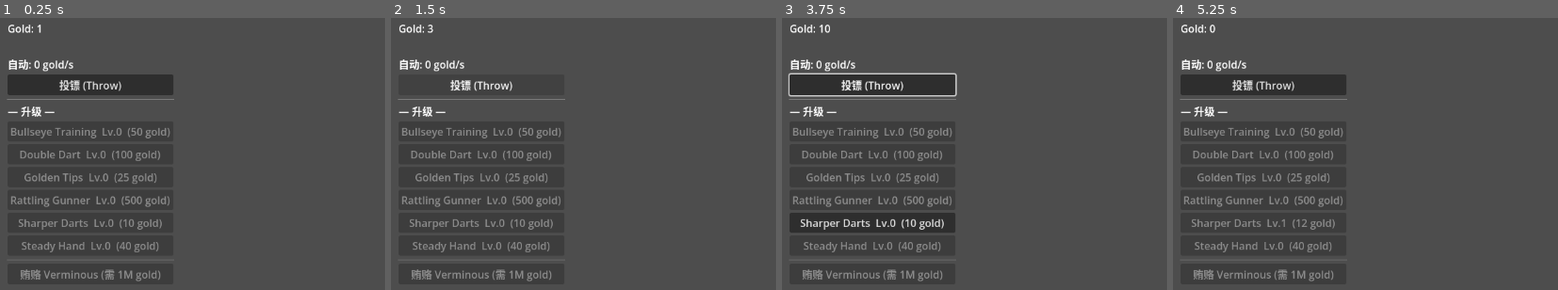
Above: before the commit, frames 1-4 (left to right).
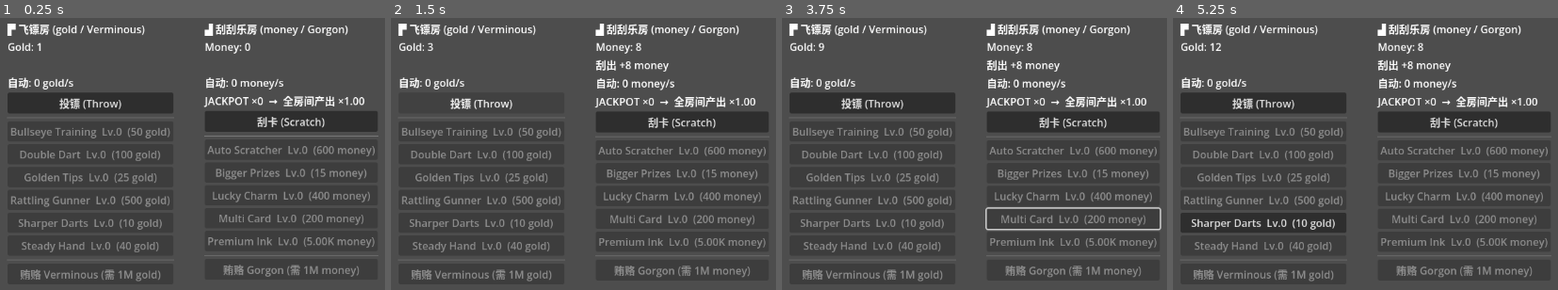
Above: after the commit, the same moments.

Repository: bearluo/godot-core-kit
Game: Godot game, scene res://examples/fortune-mill/scenes/world.tscn
Two runs of this game, one before a commit and one after it. Both use one fixed random seed, a clock stepped at 60 frames per second and the inputs below.
Inputs (mouse positions are in pixels of both pictures, inside the frame that each line leads up to):
- Up to frame 1 (0.25 s): no input
- Up to frame 2 (1.5 s): click (683, 121) at 0.5 s, where only the run after the commit has a clickable "刮卡 (Scratch)"; click "投镖 (Throw)" at 1.25 s
- Up to frame 3 (3.75 s): tap Enter (ui_accept) at 2, 2.27, 2.75, 3.5 s; move the mouse to (outside the picture) at 2.02 s; hold Up 2.03-2.75 s; tap Space at 2.1 s; click (outside the picture) at 2.17 s; drag from (1005, 243) to (outside the picture) at 2.77 s; move the mouse to (outside the picture) at 3.52 s; hold Up from 3.53 s (still down); tap F at 3.6 s
- Up to frame 4 (5.25 s): release Up at 4.25 s; click "Sharper Darts Lv.0 (10 gold)" (after the commit: "投镖 (Throw)") at 4.25 s; tap Enter (ui_accept) at 5 s; drag from (outside the picture) to (1319, 159) at 5.02 s

The runs differ from the first frame. In frame 1, 14% of the frame differs, in the area x 1-99%, y 2-96%; in frame 2, 10%; in frame 3, 16%; in frame 4, 15%.

Commit message:
feat(fortune-mill): FortuneMill 装配刮刮乐房 + world 双列 UI + FORTUNE_SMOKE 扩 P2
money 货币/lotto 房/命令(do_scratch/buy_lotto_upgrade/bribe_gorgon);存档含 lotto/money;
离线改 per-room 双房结算;bus money_changed/jackpot_hit。world 加刮刮乐列 + jackpot·global_mul
指示。smoke 扩:刮刮乐闭环 + JACKPOT 跨房加成断言(darts_boost=1.50x)+ Gorgon 时移过关 + 双房离线。

Co-Authored-By: Claude Opus 4.8 (1M context) <noreply@anthropic.com>

Diff:
--- a/examples/fortune-mill/scenes/world.gd
+++ b/examples/fortune-mill/scenes/world.gd
@@ -1,15 +1,23 @@
 extends Node
-## 飞镖房表现层根 + FORTUNE_SMOKE headless 自测入口。
+## world 表现层根(飞镖房 + 刮刮乐房)+ FORTUNE_SMOKE headless 自测入口。
 ## UI 只读 FortuneMill 模型 + 发命令;订阅 bus 脏标记刷新,不持有权威数值。
 
 const SMOKE_MAX_STEPS := 500000
 
+# 飞镖房
 var _gold_label: Label
 var _status_label: Label
 var _bribe_button: Button
-var _upgrade_buttons: Dictionary = {}   # StringName(id) -> Button
+var _dart_upgrade_buttons: Dictionary = {}   # StringName(id) -> Button
 var _rate_label: Label
 var _offline_label: Label
+# 刮刮乐房
+var _money_label: Label
+var _lotto_rate_label: Label
+var _jackpot_label: Label
+var _scratch_status: Label
+var _lotto_upgrade_buttons: Dictionary = {}
+var _gorgon_button: Button
 
 
 func _ready() -> void:
@@ -18,132 +26,225 @@
 		return
 	_build_ui()
 	CoreKit.bus.subscribe("fortune:currency_changed", _on_dirty)
+	CoreKit.bus.subscribe("fortune:money_changed", _on_dirty)
 	CoreKit.bus.subscribe("fortune:upgrade_purchased", _on_dirty)
+	CoreKit.bus.subscribe("fortune:jackpot_hit", _on_jackpot)
 	CoreKit.bus.subscribe("fortune:room_cleared", _on_cleared)
 	_refresh()
 	_maybe_show_offline()
 
 
-## --- FORTUNE_SMOKE:自动玩闭环,验证 $1 → 100 万 → 贿赂过关 ---
+## --- FORTUNE_SMOKE:自动玩闭环,验证飞镖 $1→100 万过关 + 刮刮乐闭环 + JACKPOT 跨房加成 + Gorgon 过关 ---
 
 func _run_smoke() -> void:
 	var fm = FortuneMill   # autoload;不用 := 以免静态类型退化为 Node
 	var steps := 0
-	# clean-room:autoload 的 _ready 可能已 load_game 载入历史存档(含通关态),
-	# smoke 作为回归 gate 必须从全新态起步,否则载入通关档会 steps=0 直接假 PASS。
+	# clean-room:autoload 的 _ready 可能已 load_game 载入历史存档(含通关/jackpot 态),
+	# smoke 作为回归 gate 必须从全新态起步,故双房都重置。
 	fm.currency.set_amount(1.0)
+	fm.money.set_amount(0.0)
 	fm.darts.from_dict({})   # 重置 levels/cleared/bullseye_unlock + 清 modifier 残留
+	fm.lotto.from_dict({})   # 重置 levels/jackpot/cleared + 清 global_mul 残留
 	CoreKit.saves.delete_slot(fm.SAVE_SLOT)
+
+	# --- P0:飞镖房手动爬到 1M 贿赂 Verminous ---
 	while not fm.can_bribe() and steps < SMOKE_MAX_STEPS:
 		fm.do_throw()
 		if steps % 20 == 0:
 			_smoke_buy_round(fm)
 		steps += 1
 	var ok: bool = fm.can_bribe() and fm.bribe_guard()
-	# --- P1 回归:自动化产出 + 离线结算(过关后 gold 充裕,可买自动投) ---
-	fm.buy_dart_upgrade(&"rattling_gunner")            # 确保 ≥1 级(已满级则 no-op,产率仍 >0)
+
+	# --- P1:飞镖自动产出 + 离线结算(过关后 gold 充裕,可买自动投) ---
+	fm.buy_dart_upgrade(&"rattling_gunner")
 	var rate: float = fm.darts.auto_gold_rate()
 	var before_auto: float = fm.currency.get_amount()
-	fm.tick(1.0)                                       # 模拟 1 秒自动产出
+	fm.tick(1.0)
 	var auto_ok: bool = rate > 0.0 and fm.currency.get_amount() > before_auto
 	var t_now: float = Time.get_unix_time_from_system()
 	var g_before: float = fm.currency.get_amount()
-	var rep: Dictionary = fm.settle_offline(t_now - 3600.0, t_now)   # 模拟关游戏 1 小时
-	var offline_ok: bool = float(rep.get("earned", 0.0)) > 0.0 and fm.currency.get_amount() > g_before
+	var rep: Dictionary = fm.settle_offline(t_now - 3600.0, t_now)
+	var p1_earn: float = float((rep.get("darts", {}) as Dictionary).get("earned", 0.0))
+	var offline_ok: bool = p1_earn > 0.0 and fm.currency.get_amount() > g_before
+
+	# --- P2:刮刮乐闭环 + JACKPOT 跨房协同 + Gorgon 过关 ---
+	fm.lotto.seed_rng(4242)
+	var darts_rate_pre: float = fm.darts.auto_gold_rate()   # jackpot 前飞镖率(global_mul=1)
+	var lsteps := 0
+	while fm.lotto.jackpot_count() < 1 and lsteps < SMOKE_MAX_STEPS:
+		fm.do_scratch()
+		lsteps += 1
+	var jackpots: int = fm.lotto.jackpot_count()
+	var darts_rate_post: float = fm.darts.auto_gold_rate()  # jackpot 后被 global_mul 放大
+	var crossroom_ok: bool = jackpots >= 1 and darts_rate_post > darts_rate_pre
+	# 买自动刮 + 时移攒够 1M money 贿赂 Gorgon
+	fm.money.add(1000.0)
+	fm.buy_lotto_upgrade(&"auto_scratcher")
+	var skip := 0
+	while not fm.can_bribe_gorgon() and skip < 200000:
+		fm.tick(3600.0)   # 每步模拟 1h 自动产出
+		skip += 1
+	var gorgon_ok: bool = fm.can_bribe_gorgon() and fm.bribe_gorgon() and fm.lotto.is_cleared()
+	# 双房离线结算(5 货币独立,各房各结)
+	var t2: float = Time.get_unix_time_from_system()
+	var rep2: Dictionary = fm.settle_offline(t2 - 3600.0, t2)
+	var off2_g: float = float((rep2.get("darts", {}) as Dictionary).get("earned", 0.0))
+	var off2_m: float = float((rep2.get("lotto", {}) as Dictionary).get("earned", 0.0))
+	var offline2_ok: bool = off2_g > 0.0 and off2_m > 0.0
+
 	var gold_str := Currency.format(fm.currency.get_amount())
+	var boost := (darts_rate_post / darts_rate_pre) if darts_rate_pre > 0.0 else 0.0
 	CoreKit.saves.delete_slot(fm.SAVE_SLOT)   # smoke 自清理,不留存档污染后续运行
-	if ok and auto_ok and offline_ok:
-		print("[Fortune][SMOKE] PASS gold=%s steps=%d cleared=%s auto_rate=%.2f offline_earn=%.0f" % [gold_str, steps, fm.darts.is_cleared(), rate, float(rep.get("earned", 0.0))])
+	if ok and auto_ok and offline_ok and crossroom_ok and gorgon_ok and offline2_ok:
+		print("[Fortune][SMOKE] PASS gold=%s steps=%d auto_rate=%.2f offline_earn=%.0f jackpots=%d darts_boost=%.2fx gorgon=%s money=%s" % [gold_str, steps, rate, p1_earn, jackpots, boost, fm.lotto.is_cleared(), Currency.format(fm.money.get_amount())])
 		get_tree().quit(0)
 	else:
-		print("[Fortune][SMOKE] FAIL gold=%s steps=%d ok=%s auto_ok=%s offline_ok=%s" % [gold_str, steps, ok, auto_ok, offline_ok])
+		print("[Fortune][SMOKE] FAIL ok=%s auto=%s offline=%s crossroom=%s(pre=%.2f post=%.2f) gorgon=%s offline2=%s" % [ok, auto_ok, offline_ok, crossroom_ok, darts_rate_pre, darts_rate_post, gorgon_ok, offline2_ok])
 		get_tree().quit(1)
 
 
-## 每轮把每条买得起的升级各买一级(均衡成长,推动数值爬升)。
+## 每轮把每条买得起的飞镖升级各买一级(均衡成长,推动数值爬升)。
 func _smoke_buy_round(fm) -> void:
 	for id in fm.registry.ids(&"dart_upgrade", true):
 		fm.buy_dart_upgrade(id)
 
 
-## --- 可玩 UI(代码构建,P0 无美术) ---
+## --- 可玩 UI(代码构建,P0/P2 无美术;两列:飞镖房 | 刮刮乐房) ---
 
 func _build_ui() -> void:
 	var layer := CanvasLayer.new()
 	add_child(layer)
-	var root := VBoxContainer.new()
-	root.set_anchors_and_offsets_preset(Control.PRESET_TOP_LEFT)
-	root.position = Vector2(16, 16)
-	layer.add_child(root)
-
-	_gold_label = Label.new()
-	root.add_child(_gold_label)
-
-	_status_label = Label.new()
-	root.add_child(_status_label)
-
-	_rate_label = Label.new()
-	root.add_child(_rate_label)
-
-	var throw_btn := Button.new()
-	throw_btn.text = "投镖 (Throw)"
-	throw_btn.pressed.connect(func(): FortuneMill.do_throw())
-	root.add_child(throw_btn)
-
-	root.add_child(HSeparator.new())
-	var up_title := Label.new()
-	up_title.text = "— 升级 —"
-	root.add_child(up_title)
-
+	var cols := HBoxContainer.new()
+	cols.set_anchors_and_offsets_preset(Control.PRESET_TOP_LEFT)
+	cols.position = Vector2(16, 16)
+	cols.add_theme_constant_override("separation", 48)
+	layer.add_child(cols)
+
+	# 飞镖房列
+	var dcol := VBoxContainer.new()
+	cols.add_child(dcol)
+	_add_title(dcol, "▛ 飞镖房 (gold / Verminous)")
+	_gold_label = Label.new(); dcol.add_child(_gold_label)
+	_status_label = Label.new(); dcol.add_child(_status_label)
+	_rate_label = Label.new(); dcol.add_child(_rate_label)
+	var throw_btn := Button.new(); throw_btn.text = "投镖 (Throw)"
+	throw_btn.pressed.connect(func() -> void: FortuneMill.do_throw())
+	dcol.add_child(throw_btn)
+	dcol.add_child(HSeparator.new())
 	for id in FortuneMill.registry.ids(&"dart_upgrade", true):
 		var btn := Button.new()
-		btn.pressed.connect(func(): FortuneMill.buy_dart_upgrade(id))
-		root.add_child(btn)
-		_upgrade_buttons[id] = btn
-
-	root.add_child(HSeparator.new())
-	_bribe_button = Button.new()
-	_bribe_button.text = "贿赂 Verminous (需 1M gold)"
-	_bribe_button.pressed.connect(func(): FortuneMill.bribe_guard())
-	root.add_child(_bribe_button)
-
-	_offline_label = Label.new()
-	_offline_label.visible = false
-	root.add_child(_offline_label)
+		btn.pressed.connect(func() -> void: FortuneMill.buy_dart_upgrade(id))
+		dcol.add_child(btn)
+		_dart_upgrade_buttons[id] = btn
+	dcol.add_child(HSeparator.new())
+	_bribe_button = Button.new(); _bribe_button.text = "贿赂 Verminous (需 1M gold)"
+	_bribe_button.pressed.connect(func() -> void: FortuneMill.bribe_guard())
+	dcol.add_child(_bribe_button)
+	_offline_label = Label.new(); _offline_label.visible = false
+	dcol.add_child(_offline_label)
+
+	# 刮刮乐房列
+	var lcol := VBoxContainer.new()
+	cols.add_child(lcol)
+	_add_title(lcol, "▟ 刮刮乐房 (money / Gorgon)")
+	_money_label = Label.new(); lcol.add_child(_money_label)
+	_scratch_status = Label.new(); lcol.add_child(_scratch_status)
+	_lotto_rate_label = Label.new(); lcol.add_child(_lotto_rate_label)
+	_jackpot_label = Label.new(); lcol.add_child(_jackpot_label)
+	var scratch_btn := Button.new(); scratch_btn.text = "刮卡 (Scratch)"
+	scratch_btn.pressed.connect(_on_scratch_pressed)
+	lcol.add_child(scratch_btn)
+	lcol.add_child(HSeparator.new())
+	for id in FortuneMill.registry.ids(&"lotto_upgrade", true):
+		var btn := Button.new()
+		btn.pressed.connect(func() -> void: FortuneMill.buy_lotto_upgrade(id))
+		lcol.add_child(btn)
+		_lotto_upgrade_buttons[id] = btn
+	lcol.add_child(HSeparator.new())
+	_gorgon_button = Button.new(); _gorgon_button.text = "贿赂 Gorgon (需 1M money)"
+	_gorgon_button.pressed.connect(func() -> void: FortuneMill.bribe_gorgon())
+	lcol.add_child(_gorgon_button)
+
+
+func _add_title(col: VBoxContainer, text: String) -> void:
+	var l := Label.new()
+	l.text = text
+	col.add_child(l)
+
+
+func _on_scratch_pressed() -> void:
+	var r: Dictionary = FortuneMill.do_scratch()
+	if _scratch_status == null:
+		return
+	var earned := Currency.format(float(r.get("money", 0.0)))
+	if r.get("jackpot", false):
+		_scratch_status.text = "★ JACKPOT! +%s money ★" % earned
+	else:
+		_scratch_status.text = "刮出 +%s money" % earned
 
 
 func _on_dirty(_payload) -> void:
 	_refresh()
 
 
-func _on_cleared(_payload) -> void:
-	_status_label.text = "★ 已贿赂 Verminous,飞镖房通关! ★"
+func _on_jackpot(_count) -> void:
+	_refresh()
+
+
+func _on_cleared(room) -> void:
+	if str(room) == "lotto":
+		if _scratch_status != null:
+			_scratch_status.text = "★ 已贿赂 Gorgon,刮刮乐房通关! ★"
+	else:
+		if _status_label != null:
+			_status_label.text = "★ 已贿赂 Verminous,飞镖房通关! ★"
 
 
 func _refresh() -> void:
 	if _gold_label == null:
 		return
+	# 飞镖房
 	_gold_label.text = "Gold: %s" % Currency.format(FortuneMill.currency.get_amount())
-	if _rate_label != null:
-		_rate_label.text = "自动: %s gold/s" % Currency.format(FortuneMill.darts.auto_gold_rate())
-	for id in _upgrade_buttons:
+	_rate_label.text = "自动: %s gold/s" % Currency.format(FortuneMill.darts.auto_gold_rate())
+	for id in _dart_upgrade_buttons:
 		var def = FortuneMill.registry.get_def(&"dart_upgrade", id)
 		var lvl := FortuneMill.darts.level_of(id)
 		var cost := FortuneMill.darts.cost_of(id)
-		var btn: Button = _upgrade_buttons[id]
+		var btn: Button = _dart_upgrade_buttons[id]
 		btn.text = "%s  Lv.%d  (%s gold)" % [def.title, lvl, Currency.format(cost)]
 		btn.disabled = not FortuneMill.currency.can_afford(cost)
 	_bribe_button.disabled = not FortuneMill.can_bribe()
-
-
-## 从模型拉取最近离线结算,earned>0 才显示回归横幅(不靠事件,避免错过首帧)。
+	# 刮刮乐房
+	_money_label.text = "Money: %s" % Currency.format(FortuneMill.money.get_amount())
+	_lotto_rate_label.text = "自动: %s money/s" % Currency.format(FortuneMill.lotto.auto_money_rate())
+	var gmul := FortuneMill.modifiers.value_for(&"global_mul", 1.0)
+	_jackpot_label.text = "JACKPOT ×%d  →  全房间产出 ×%.2f" % [FortuneMill.lotto.jackpot_count(), gmul]
+	for id in _lotto_upgrade_buttons:
+		var ldef = FortuneMill.registry.get_def(&"lotto_upgrade", id)
+		var llvl := FortuneMill.lotto.level_of(id)
+		var lcost := FortuneMill.lotto.cost_of(id)
+		var lbtn: Button = _lotto_upgrade_buttons[id]
+		lbtn.text = "%s  Lv.%d  (%s money)" % [ldef.title, llvl, Currency.format(lcost)]
+		lbtn.disabled = not FortuneMill.money.can_afford(lcost)
+	_gorgon_button.disabled = not FortuneMill.can_bribe_gorgon()
+
+
+## 从模型拉取最近离线结算(per-room),任一房 earned>0 才显示回归横幅(不靠事件,避免错过首帧)。
 func _maybe_show_offline() -> void:
 	if _offline_label == null:
 		return
 	var rep: Dictionary = FortuneMill.offline_report
-	if rep.is_empty() or float(rep.get("earned", 0.0)) <= 0.0:
-		return
-	var mins := int(float(rep.get("elapsed", 0.0)) / 60.0)
-	var capped := " (已封顶)" if bool(rep.get("capped", false)) else ""
+	if rep.is_empty():
+		return
+	var g := float((rep.get("darts", {}) as Dictionary).get("earned", 0.0))
+	var m := float((rep.get("lotto", {}) as Dictionary).get("earned", 0.0))
+	var parts: Array = []
+	if g > 0.0:
+		parts.append("飞镖 %s gold" % Currency.format(g))
+	if m > 0.0:
+		parts.append("刮刮乐 %s money" % Currency.format(m))
+	if parts.is_empty():
+		return
+	var mins := int(float((rep.get("darts", {}) as Dictionary).get("elapsed", 0.0)) / 60.0)
 	_offline_label.visible = true
-	_offline_label.text = "欢迎回来!离线 %d 分钟%s,自动攒了 %s gold" % [mins, capped, Currency.format(float(rep.get("earned", 0.0)))]
+	_offline_label.text = "欢迎回来!离线 %d 分钟,自动攒了:%s" % [mins, ", ".join(parts)]
--- a/examples/fortune-mill/systems/fortune_state.gd
+++ b/examples/fortune-mill/systems/fortune_state.gd
@@ -5,14 +5,17 @@
 
 const SAVE_SLOT := "fortune"
 const UPGRADES_DIR := "res://examples/fortune-mill/data/dart_upgrades"
+const LOTTO_DIR := "res://examples/fortune-mill/data/lotto_cards"
 const OFFLINE_CAP_SECONDS := 28800.0   # 封顶 8 小时(spec §5.7)
 const TICK_EVERY_N := 15               # ~4Hz @60fps 的自动产出结算
 const AUTOSAVE_EVERY_N := 300          # ~5s @60fps 的周期自动存
 
-var currency: Currency
-var modifiers: KitModifiers
+var currency: Currency    # gold(飞镖房)
+var money: Currency       # money(刮刮乐房);5 货币互相独立不可兑换
+var modifiers: KitModifiers   # 全房间共享:跨房协同的唯一求值点(global_mul 等)
 var registry: KitDataRegistry
 var darts: DartsRoom
+var lotto: LottoRoom
 
 ## 最近一次离线结算数据包(空=无);UI 首帧拉取展示回归横幅。
 var offline_report: Dictionary = {}
@@ -24,16 +27,19 @@
 
 func _ready() -> void:
 	currency = Currency.new(1.0)          # 开局 $1 gold(spec §5.1)
+	money = Currency.new(0.0)             # 刮刮乐房从 0 money 起步(免费刮卡)
 	modifiers = KitModifiers.new()
 	registry = KitDataRegistry.new()
 	var n := registry.load_dir(&"dart_upgrade", UPGRADES_DIR)
+	var nl := registry.load_dir(&"lotto_upgrade", LOTTO_DIR)
 	darts = DartsRoom.new(currency, modifiers, registry)
+	lotto = LottoRoom.new(money, modifiers, registry)   # 共享 modifiers → 跨房协同
 	if CoreKit.saves.has_slot(SAVE_SLOT):
 		load_game()                       # 内部做离线结算
 	_last_tick_ms = Time.get_ticks_msec()
 	_tick_handle = CoreKit.ticker.every_n(_on_tick, TICK_EVERY_N)
 	_autosave_handle = CoreKit.ticker.every_n(save_game, AUTOSAVE_EVERY_N)
-	CoreKit.log.info("[Fortune] ready: %d upgrades, gold=%s" % [n, Currency.format(currency.get_amount())])
+	CoreKit.log.info("[Fortune] ready: %d dart + %d lotto upgrades, gold=%s money=%s" % [n, nl, Currency.format(currency.get_amount()), Currency.format(money.get_amount())])
 
 
 ## --- ticker 驱动的自动产出(降频 tick,真实 dt 自算) ---
@@ -50,6 +56,9 @@
 	var g := darts.produce(dt)
 	if g > 0.0:
 		CoreKit.bus.publish("fortune:currency_changed", currency.get_amount())
+	var m := lotto.produce(dt)
+	if m > 0.0:
+		CoreKit.bus.publish("fortune:money_changed", money.get_amount())
 
 
 ## --- 命令(表现层唯一入口) ---
@@ -80,16 +89,54 @@
 	return darts.can_bribe()
 
 
-## --- 离线结算(load 时按墙钟差补收益;可注入 now 供 smoke 确定性验证) ---
+## --- 刮刮乐房命令 ---
+
+func do_scratch() -> Dictionary:
+	var r := lotto.scratch()
+	CoreKit.bus.publish("fortune:money_changed", money.get_amount())
+	if r.get("jackpot", false):
+		CoreKit.bus.publish("fortune:jackpot_hit", lotto.jackpot_count())
+		# JACKPOT 抬 global_mul → 飞镖显示产率也变,刷飞镖 HUD
+		CoreKit.bus.publish("fortune:currency_changed", currency.get_amount())
+	return r
+
+
+func buy_lotto_upgrade(id: StringName) -> bool:
+	if lotto.buy_upgrade(id):
+		CoreKit.bus.publish("fortune:upgrade_purchased", String(id))
+		CoreKit.bus.publish("fortune:money_changed", money.get_amount())
+		return true
+	return false
+
+
+func bribe_gorgon() -> bool:
+	if lotto.bribe():
+		CoreKit.bus.publish("fortune:room_cleared", "lotto")
+		save_game()
+		return true
+	return false
+
+
+func can_bribe_gorgon() -> bool:
+	return lotto.can_bribe()
+
+
+## --- 离线结算(load 时按墙钟差补各房收益;可注入 now 供 smoke 确定性验证) ---
+## 5 货币独立 → 每房各用自身产率单独结算。返回 per-room 数据包。
 
 func settle_offline(last_seen: float, now: float) -> Dictionary:
-	var rep := KitOffline.settle(last_seen, now, darts.auto_gold_rate(), OFFLINE_CAP_SECONDS)
-	offline_report = rep
-	if rep.earned > 0.0:
-		currency.add(rep.earned)
+	var rep_g := KitOffline.settle(last_seen, now, darts.auto_gold_rate(), OFFLINE_CAP_SECONDS)
+	var rep_m := KitOffline.settle(last_seen, now, lotto.auto_money_rate(), OFFLINE_CAP_SECONDS)
+	offline_report = {"darts": rep_g, "lotto": rep_m}
+	if rep_g.earned > 0.0:
+		currency.add(rep_g.earned)
 		CoreKit.bus.publish("fortune:currency_changed", currency.get_amount())
-		CoreKit.bus.publish("fortune:offline_settled", rep)
-	return rep
+	if rep_m.earned > 0.0:
+		money.add(rep_m.earned)
+		CoreKit.bus.publish("fortune:money_changed", money.get_amount())
+	if rep_g.earned > 0.0 or rep_m.earned > 0.0:
+		CoreKit.bus.publish("fortune:offline_settled", offline_report)
+	return offline_report
 
 
 ## --- 存档(只存 Dictionary,SaveManager 拒 Object;含 last_seen 时间戳) ---
@@ -97,14 +144,18 @@
 func to_dict() -> Dictionary:
 	return {
 		"currency": currency.get_amount(),
+		"money": money.get_amount(),
 		"darts": darts.to_dict(),
+		"lotto": lotto.to_dict(),
 		"last_seen": Time.get_unix_time_from_system(),
 	}
 
 
 func from_dict(d: Dictionary) -> void:
 	currency.set_amount(float(d.get("currency", 1.0)))
+	money.set_amount(float(d.get("money", 0.0)))
 	darts.from_dict(d.get("darts", {}))
+	lotto.from_dict(d.get("lotto", {}))
 
 
 func save_game() -> void:
Not shown, changed: examples/fortune-mill/docs/README.md
